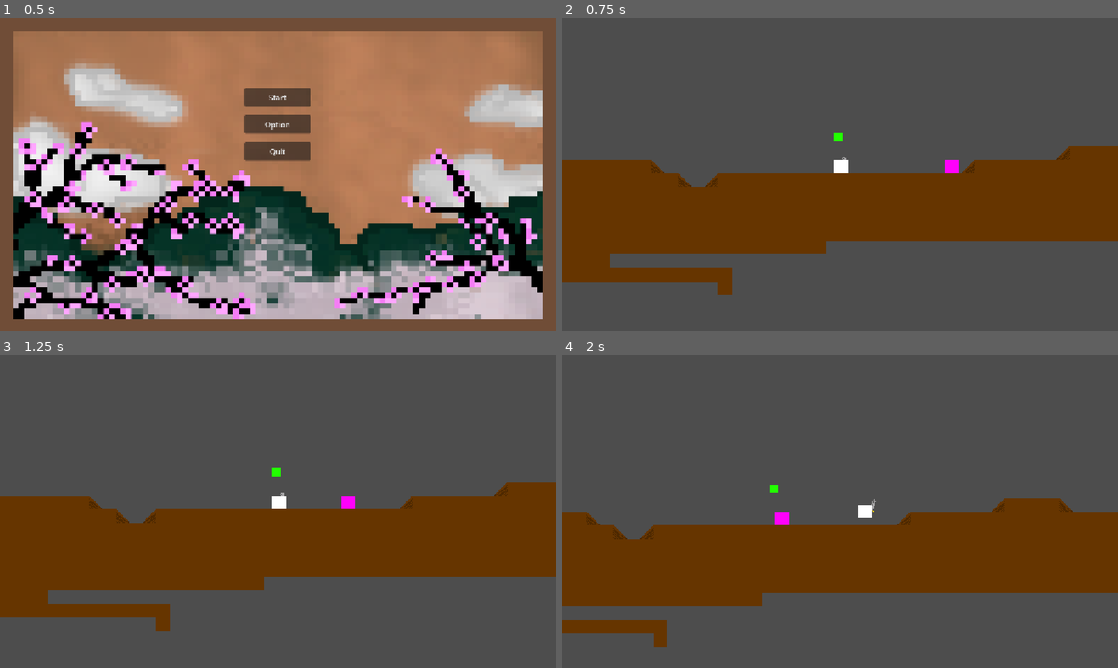
Above: before the commit, frames 1-4 (two rows, left to right).
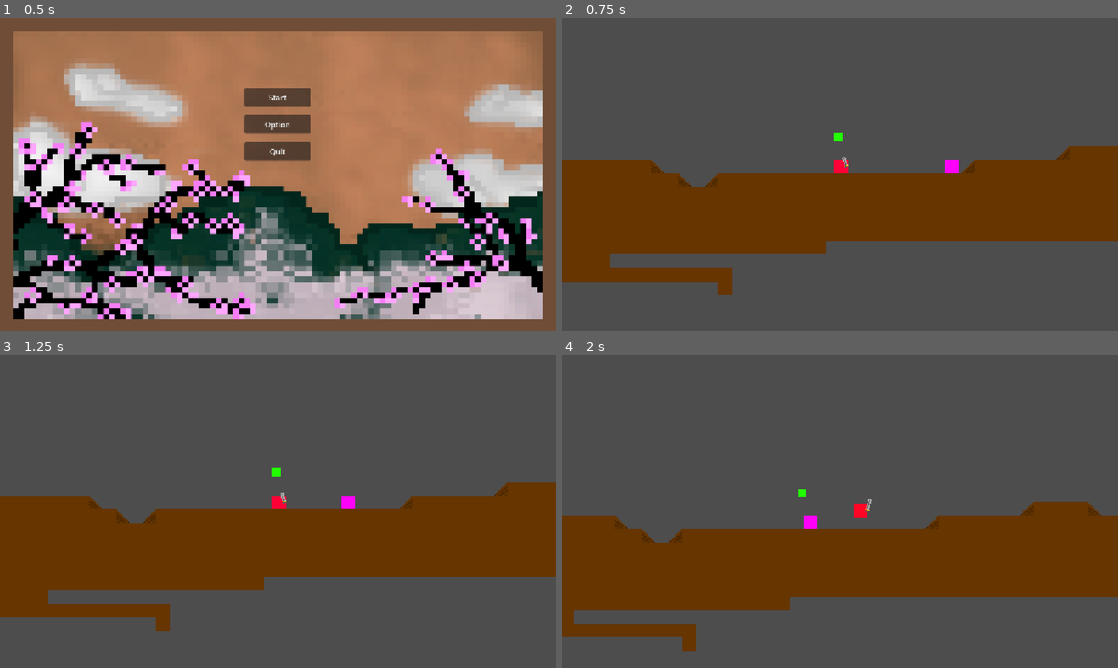
Above: after the commit, the same moments.

Repository: battlecatslover11/13EOYP-Game
Game: Godot game, scene res://MenuAssets/Title_Screen.tscn
Same seed, same stepped clock (60 frames per second), same inputs: the game is played once before the commit and once after it.
Inputs:
- Up to frame 1 (0.5 s): no input
- Up to frame 2 (0.75 s): click "Start" at 0.5 s
- Up to frame 3 (1.25 s): no input
- Up to frame 4 (2 s): hold Right (right) from 1.28 s (still down); tap X (attack) at 1.35 s; tap Up (jump) at 1.52 s

Frame 1 is identical in both runs. In frame 2, 0.1% of the frame differs, in the area x 48-52%, y 45-50%; in frame 3, 0.1%; in frame 4, 5.1%, in the area x 0-100%, y 41-95%.

Commit message:
added knockback and hurtblink for the player

Diff:
--- a/EnemyAssets/Swordman_Enemy.tscn
+++ b/EnemyAssets/Swordman_Enemy.tscn
@@ -22,10 +22,10 @@
 script = ExtResource("1_gfhjj")
 
 [node name="RayCastRight" type="RayCast2D" parent="." unique_id=1269014527]
-target_position = Vector2(10, 0)
+target_position = Vector2(9, 0)
 
 [node name="RayCastLeft" type="RayCast2D" parent="." unique_id=1575354581]
-target_position = Vector2(-10, 0)
+target_position = Vector2(-9, 0)
 
 [node name="hurtbox" type="Area2D" parent="." unique_id=591508521]
 
--- a/PlayerAssets/Player.tscn
+++ b/PlayerAssets/Player.tscn
@@ -110,6 +110,45 @@
 [sub_resource type="RectangleShape2D" id="RectangleShape2D_kne1u"]
 size = Vector2(16, 16)
 
+[sub_resource type="Animation" id="Animation_hoh8m"]
+length = 0.001
+tracks/0/type = "value"
+tracks/0/imported = false
+tracks/0/enabled = true
+tracks/0/path = NodePath(".:color")
+tracks/0/interp = 1
+tracks/0/loop_wrap = true
+tracks/0/keys = {
+"times": PackedFloat32Array(0),
+"transitions": PackedFloat32Array(1),
+"update": 0,
+"values": [Color(1, 0, 0.05490196, 0)]
+}
+
+[sub_resource type="Animation" id="Animation_er5lv"]
+resource_name = "hurt_blink"
+length = 0.4
+loop_mode = 1
+step = 0.2
+tracks/0/type = "value"
+tracks/0/imported = false
+tracks/0/enabled = true
+tracks/0/path = NodePath(".:color")
+tracks/0/interp = 1
+tracks/0/loop_wrap = true
+tracks/0/keys = {
+"times": PackedFloat32Array(0, 0.39999998),
+"transitions": PackedFloat32Array(1, 1),
+"update": 0,
+"values": [Color(1, 0, 0.05490196, 0.52156866), Color(1, 1, 1, 1)]
+}
+
+[sub_resource type="AnimationLibrary" id="AnimationLibrary_srqhs"]
+_data = {
+&"RESET": SubResource("Animation_hoh8m"),
+&"hurt_blink": SubResource("Animation_er5lv")
+}
+
 [sub_resource type="RectangleShape2D" id="RectangleShape2D_vpnsq"]
 size = Vector2(16, 16)
 
@@ -138,8 +177,10 @@
 offset_top = -8.0
 offset_right = 8.0
 offset_bottom = 8.0
+color = Color(1, 0, 0.05490196, 0)
 
 [node name="CollisionShape2D" type="CollisionShape2D" parent="." unique_id=155710697]
+visible = false
 position = Vector2(1, -15)
 shape = SubResource("RectangleShape2D_kne1u")
 
@@ -156,11 +197,19 @@
 [node name="DashTimer2" type="Timer" parent="." unique_id=830608247]
 wait_time = 0.4
 
+[node name="Effect" type="AnimationPlayer" parent="." unique_id=2009653270]
+root_node = NodePath("../AnimatedSprite2D/ColorRect")
+libraries/ = SubResource("AnimationLibrary_srqhs")
+
 [node name="hurtbox" type="Area2D" parent="." unique_id=2049846086]
 
 [node name="CollisionShape2D" type="CollisionShape2D" parent="hurtbox" unique_id=1193169574]
+visible = false
 position = Vector2(1, -15)
 shape = SubResource("RectangleShape2D_vpnsq")
+
+[node name="HurtTimer" type="Timer" parent="." unique_id=1242859910]
+wait_time = 0.75
 
 [connection signal="animation_finished" from="AnimatedSprite2D/Sword/AnimationPlayer" to="." method="_on_animation_player_animation_finished"]
 [connection signal="timeout" from="DashTimer" to="." method="_on_dash_timer_timeout"]
--- a/Scripts/player.gd
+++ b/Scripts/player.gd
@@ -13,12 +13,18 @@
 var dir: float = 0
 var dash_count = 1
 var can_slash: bool = true
+var knockback_speed = 500
+var knockback_power = 25
 @export var slash_time:float = 0.1
 @export var sword_return_time:float = 0.4
 @export var weapon_damage:float = 1
 @export var max_health = 3
 @onready var current_health:int = max_health
+@onready var effects = $Effect
+@onready var hurt_timer = $HurtTimer
 
+func ready():
+	effects.play("RESET")
 
 var wallcontact_coyote: float = 0.0
 const wallcontact_coyotetime: float = 0.2
@@ -113,3 +119,15 @@
 		if current_health < 0:
 			current_health = max_health
 		print (current_health)
+		knockback()
+		effects.play("hurt_blink")
+		hurt_timer.start()
+		await hurt_timer.timeout
+		effects.play("RESET")
+
+
+func knockback():
+	velocity.x = knockback_speed
+	var knockback_direction = velocity.x * -dir
+	velocity.x = knockback_direction
+	move_and_slide()
--- /dev/null
+++ b/health_bar.tscn
@@ -0,0 +1,49 @@
+[gd_scene format=3 uid="uid://bxnol51pl4yiu"]
+
+[ext_resource type="Texture2D" uid="uid://dopidk3mrfhnw" path="res://PlayerAssets/Health_Bar.png" id="1_m7ell"]
+
+[sub_resource type="AtlasTexture" id="AtlasTexture_kdjhy"]
+atlas = ExtResource("1_m7ell")
+region = Rect2(0, 0, 64, 64)
+
+[sub_resource type="AtlasTexture" id="AtlasTexture_srckl"]
+atlas = ExtResource("1_m7ell")
+region = Rect2(64, 0, 64, 64)
+
+[sub_resource type="AtlasTexture" id="AtlasTexture_1r8bn"]
+atlas = ExtResource("1_m7ell")
+region = Rect2(128, 0, 64, 64)
+
+[sub_resource type="AtlasTexture" id="AtlasTexture_dxn08"]
+atlas = ExtResource("1_m7ell")
+region = Rect2(192, 0, 64, 64)
+
+[sub_resource type="SpriteFrames" id="SpriteFrames_vpnsq"]
+animations = [{
+"frames": [{
+"duration": 1.0,
+"texture": SubResource("AtlasTexture_kdjhy")
+}, {
+"duration": 1.0,
+"texture": SubResource("AtlasTexture_srckl")
+}, {
+"duration": 1.0,
+"texture": SubResource("AtlasTexture_1r8bn")
+}, {
+"duration": 1.0,
+"texture": SubResource("AtlasTexture_dxn08")
+}],
+"loop": 1,
+"name": &"default",
+"speed": 5.0
+}]
+
+[node name="Panel" type="Panel" unique_id=1470507596]
+self_modulate = Color(1, 1, 1, 0)
+offset_right = 37.0
+offset_bottom = 7.0
+
+[node name="AnimatedSprite2D" type="AnimatedSprite2D" parent="." unique_id=866581007]
+position = Vector2(19, 3)
+scale = Vector2(0.90625, 0.90625)
+sprite_frames = SubResource("SpriteFrames_vpnsq")
